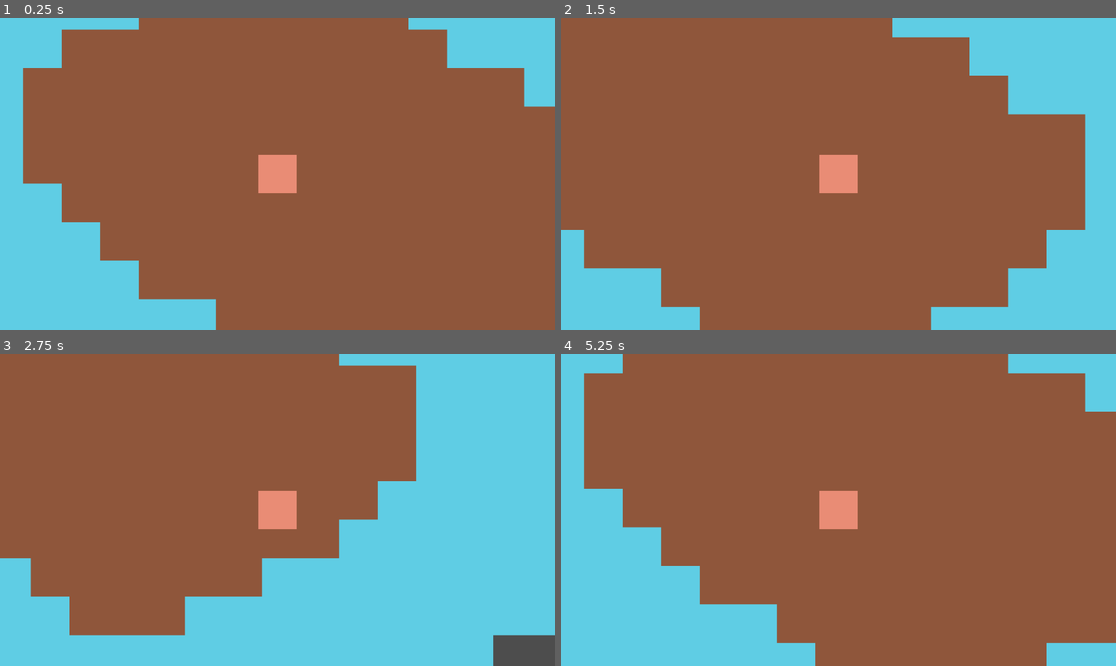
Above: before the commit, frames 1-4 (two rows, left to right).
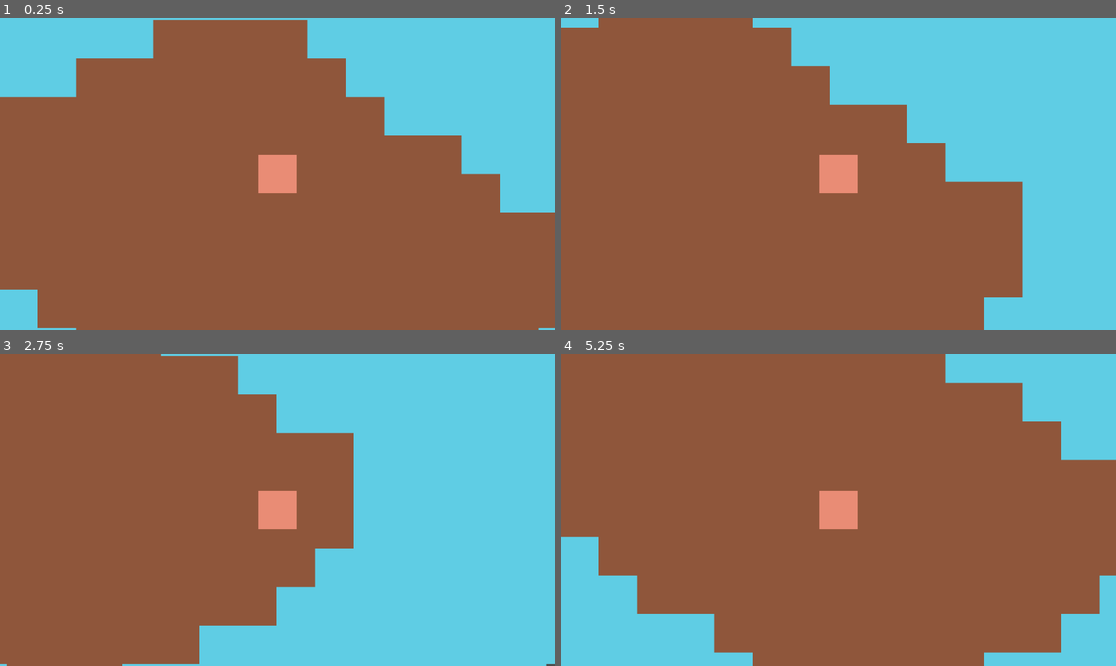
Above: after the commit, the same moments.

Repository: gentifa576/IslandSurvival
Game: Godot game, scene res://game_scene.tscn
Same seed, same stepped clock (60 frames per second), same inputs: the game is played once before the commit and once after it.
Inputs:
- Up to frame 1 (0.25 s): no input
- Up to frame 2 (1.5 s): tap Enter at 0.5 s; hold Right (ui_right) 0.53-1.28 s; hold Down (ui_down) from 1.28 s (still down)
- Up to frame 3 (2.75 s): release Down (ui_down) at 2.03 s; hold Right (ui_right) from 2.03 s (still down)
- Up to frame 4 (5.25 s): release Right (ui_right) at 2.78 s; hold Up (ui_up) 2.78-3.53 s; hold Left (ui_left) 3.53-5.03 s; hold Down (ui_down) from 5.03 s (still down)

The runs differ from the first frame. In frame 1, 27% of the frame differs, in the area x 0-100%, y 0-100%; in frame 2, 23%; in frame 3, 19%; in frame 4, 16%.

Commit message:
:Organize script to be in different folder

Diff:
--- a/Scene/player.tscn
+++ /dev/null
@@ -1,10 +0,0 @@
-[gd_scene load_steps=3 format=3 uid="uid://l5r1wqfn1g55"]
-
-[ext_resource type="PackedScene" uid="uid://p31u03vhrb68" path="res://Scene/character.tscn" id="1_gi75r"]
-[ext_resource type="PackedScene" uid="uid://jds8bu6kwcmg" path="res://Scene/movement_component.tscn" id="2_fpcn2"]
-
-[node name="Player" instance=ExtResource("1_gi75r")]
-
-[node name="MovementComponent" parent="ComponentContainer" index="0" instance=ExtResource("2_fpcn2")]
-speed = 128
-target = null
--- a/Scene/Character.tscn
+++ b/Scenes/character.tscn
@@ -1,6 +1,6 @@
 [gd_scene load_steps=4 format=3 uid="uid://p31u03vhrb68"]
 
-[ext_resource type="Script" path="res://Scene/character.gd" id="1_gyfmg"]
+[ext_resource type="Script" path="res://Scripts/character.gd" id="1_ifbs8"]
 
 [sub_resource type="StyleBoxEmpty" id="StyleBoxEmpty_l8702"]
 
@@ -8,7 +8,7 @@
 size = Vector2(32, 32)
 
 [node name="Character" type="CharacterBody2D"]
-script = ExtResource("1_gyfmg")
+script = ExtResource("1_ifbs8")
 
 [node name="CharacterSprite" type="PanelContainer" parent="."]
 custom_minimum_size = Vector2(32, 32)
--- a/Scene/movement_component.tscn
+++ b/Scenes/movement_component.tscn
@@ -1,7 +1,7 @@
 [gd_scene load_steps=2 format=3 uid="uid://jds8bu6kwcmg"]
 
-[ext_resource type="Script" path="res://Scene/movement_component.gd" id="1_pp1rh"]
+[ext_resource type="Script" path="res://Scripts/movement_component.gd" id="1_h4kv8"]
 
 [node name="MovementComponent" type="Node2D"]
-script = ExtResource("1_pp1rh")
+script = ExtResource("1_h4kv8")
 speed = null
--- /dev/null
+++ b/Scenes/player.tscn
@@ -0,0 +1,9 @@
+[gd_scene load_steps=3 format=3 uid="uid://l5r1wqfn1g55"]
+
+[ext_resource type="PackedScene" uid="uid://p31u03vhrb68" path="res://Scenes/character.tscn" id="1_s4ips"]
+[ext_resource type="PackedScene" uid="uid://jds8bu6kwcmg" path="res://Scenes/movement_component.tscn" id="2_t3ryb"]
+
+[node name="Player" instance=ExtResource("1_s4ips")]
+
+[node name="MovementComponent" parent="ComponentContainer" index="0" instance=ExtResource("2_t3ryb")]
+speed = 128
--- a/Scene/World.tscn
+++ b/Scenes/world.tscn
@@ -1,10 +1,10 @@
-[gd_scene load_steps=5 format=3 uid="uid://sa6mkngx312c"]
+[gd_scene load_steps=5 format=3 uid="uid://cb3y0bw1vq1ct"]
 
-[ext_resource type="Script" path="res://Scene/world.gd" id="1_5rbs7"]
-[ext_resource type="Texture2D" uid="uid://b5cm3oarw261l" path="res://Asset/Image/tileset.png" id="1_xqwx6"]
+[ext_resource type="Script" path="res://Scripts/world.gd" id="1_ecra8"]
+[ext_resource type="Texture2D" uid="uid://b5cm3oarw261l" path="res://Asset/Image/tileset.png" id="2_kn07r"]
 
 [sub_resource type="TileSetAtlasSource" id="TileSetAtlasSource_hni7k"]
-texture = ExtResource("1_xqwx6")
+texture = ExtResource("2_kn07r")
 texture_region_size = Vector2i(32, 32)
 0:0/0 = 0
 0:0/0/physics_layer_0/linear_velocity = Vector2(0, 0)
@@ -23,7 +23,7 @@
 sources/2 = SubResource("TileSetAtlasSource_hni7k")
 
 [node name="World" type="Node2D"]
-script = ExtResource("1_5rbs7")
+script = ExtResource("1_ecra8")
 
 [node name="TileMap" type="TileMap" parent="."]
 tile_set = SubResource("TileSet_6k3ug")
--- a/game_scene.tscn
+++ b/game_scene.tscn
@@ -1,11 +1,11 @@
 [gd_scene load_steps=3 format=3 uid="uid://c05dns70kx3kv"]
 
-[ext_resource type="PackedScene" uid="uid://sa6mkngx312c" path="res://Scene/world.tscn" id="1_th0gs"]
-[ext_resource type="PackedScene" uid="uid://l5r1wqfn1g55" path="res://Scene/player.tscn" id="2_ak8cg"]
+[ext_resource type="PackedScene" uid="uid://cb3y0bw1vq1ct" path="res://Scenes/world.tscn" id="1_esoee"]
+[ext_resource type="PackedScene" uid="uid://l5r1wqfn1g55" path="res://Scenes/player.tscn" id="2_jtc5r"]
 
 [node name="GameScene" type="Node2D"]
 
-[node name="World" parent="." instance=ExtResource("1_th0gs")]
+[node name="World" parent="." instance=ExtResource("1_esoee")]
 
-[node name="Player" parent="." instance=ExtResource("2_ak8cg")]
-position = Vector2(563, 312)
+[node name="Player" parent="." instance=ExtResource("2_jtc5r")]
+position = Vector2(615, 256)
Renamed: Scene/base_component.gd -> Scripts/base_component.gd
Renamed: Scene/character.gd -> Scripts/character.gd
Renamed: Scene/movement_component.gd -> Scripts/movement_component.gd
Renamed: Scene/world.gd -> Scripts/world.gd
